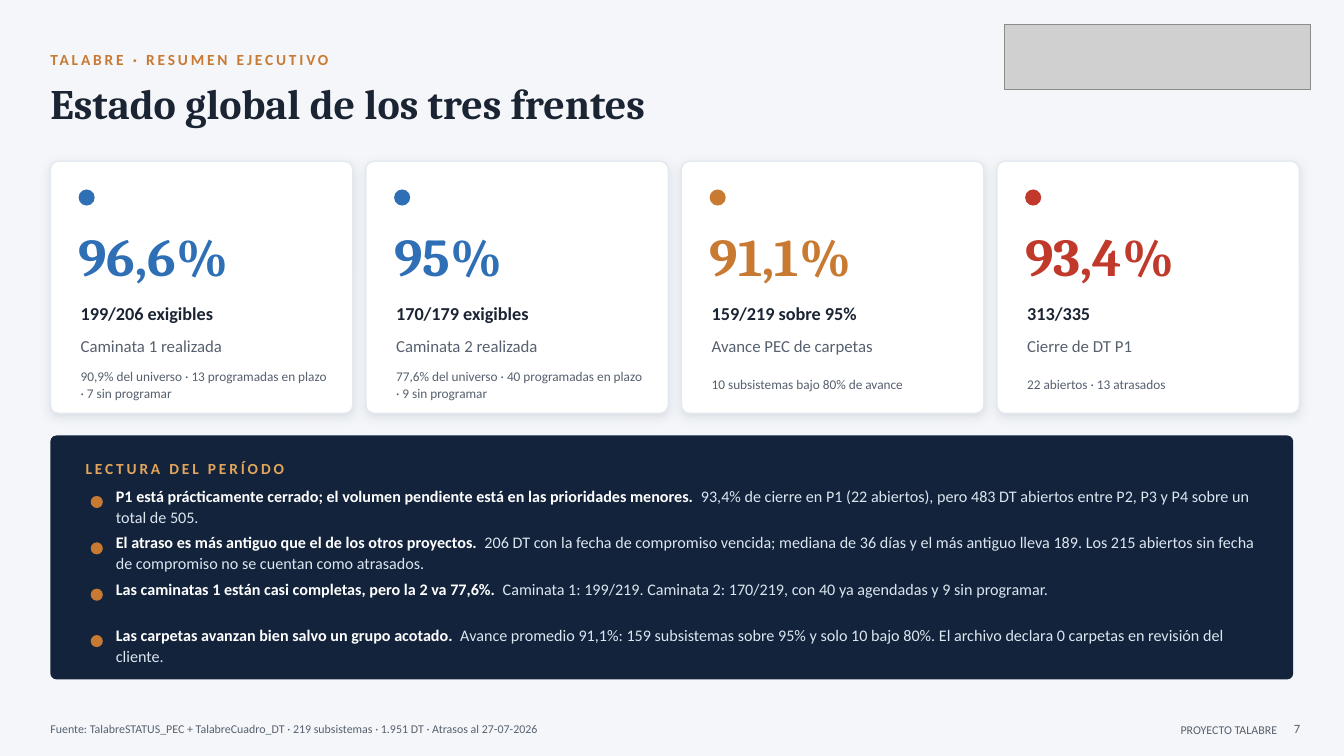
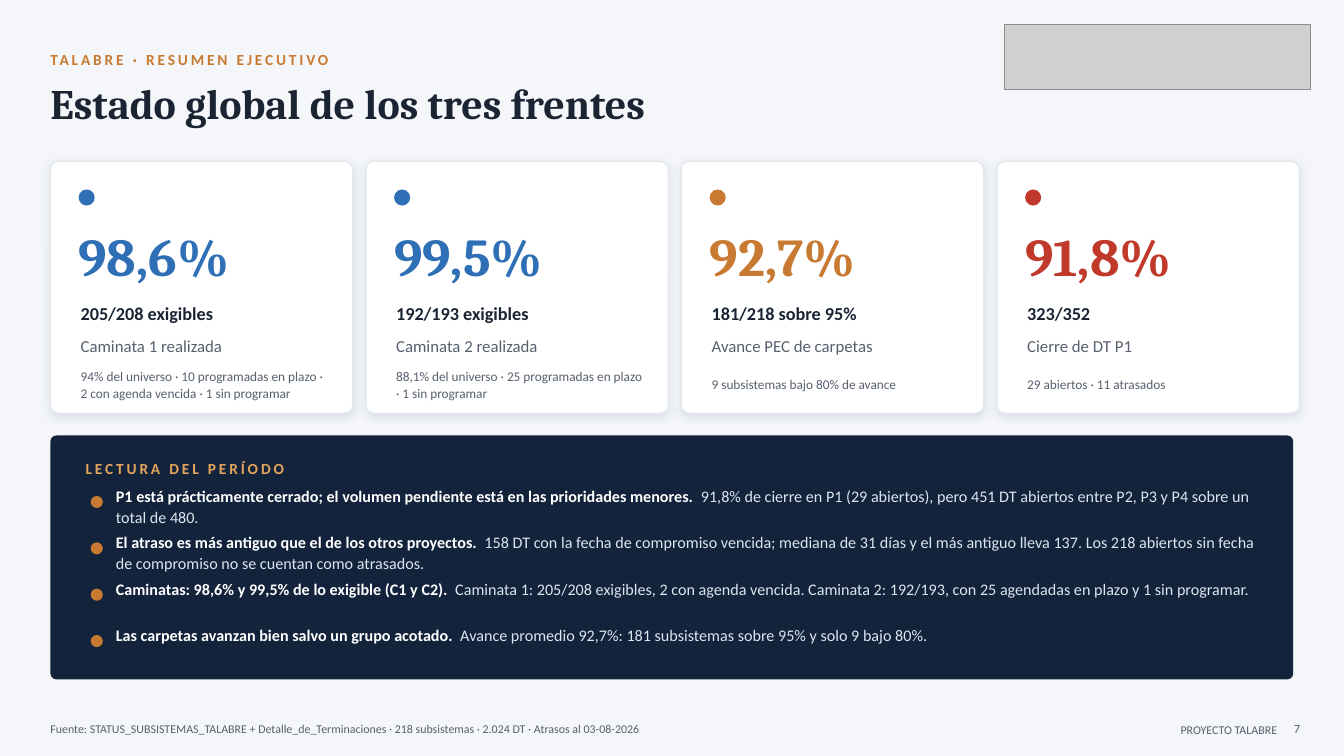
Before and after one commit to tdkvalex/Dashboard-HSEQ, a slide deck: slide 7 of panel_control_TOP_P1/Panel_Control_TOP_P1.pptx. Drawn at 1344x756 pixels with LibreOffice and Linux fonts; fonts in the diff are those of the drawing; grey boxes stand for pictures. Boxes give left, top, right and bottom in pixels: in the first picture for what was removed or moved away, otherwise in the second. Text is boxed around its words. In the diff, an @@ line names an element or a change of style, - is before the commit and + after.

```diff
--- a/panel_control_TOP_P1/Panel_Control_TOP_P1.pptx
+++ b/panel_control_TOP_P1/Panel_Control_TOP_P1.pptx
@@ text at [79,240,230,284]: text changed @@
-96,6%
+98,6%
@@ text at [394,240,543,284]: text changed @@
-95%
+99,5%
@@ text at [710,240,856,284]: text changed @@
-91,1%
+92,7%
@@ text at [1025,240,1172,284]: text changed @@
-93,4%
+91,8%
@@ text at [81,307,213,323]: text changed @@
-199/206 exigibles
+205/208 exigibles
@@ text at [396,307,528,323]: text changed @@
-170/179 exigibles
+192/193 exigibles
@@ text at [712,307,857,321]: text changed @@
-159/219 sobre 95%
+181/218 sobre 95%
@@ text at [1027,307,1090,321]: text changed @@
-313/335
+323/352
@@ text at [81,372,316,400]: text changed @@
-90,9% del universo · 13 programadas en plazo · 7 sin programar
+94% del universo · 10 programadas en plazo · 2 con agenda vencida · 1 sin programar
@@ text at [396,372,642,401]: text changed @@
-77,6% del universo · 40 programadas en plazo · 9 sin programar
+88,1% del universo · 25 programadas en plazo · 1 sin programar
@@ text at [712,380,896,391]: text changed @@
-10 subsistemas bajo 80% de avance
+9 subsistemas bajo 80% de avance
@@ text at [1027,380,1165,389]: text changed @@
-22 abiertos · 13 atrasados
+29 abiertos · 11 atrasados
@@ text at [116,490,1249,523]: text changed @@
-P1 está prácticamente cerrado; el volumen pendiente está en las prioridades menores. 93,4% de cierre en P1 (22 abiertos), pero 483 DT abiertos entre P2, P3 y P4 sobre un total de 505.
+P1 está prácticamente cerrado; el volumen pendiente está en las prioridades menores. 91,8% de cierre en P1 (29 abiertos), pero 451 DT abiertos entre P2, P3 y P4 sobre un total de 480.
@@ text at [116,536,1254,572]: text changed @@
-El atraso es más antiguo que el de los otros proyectos. 206 DT con la fecha de compromiso vencida; mediana de 36 días y el más antiguo lleva 189. Los 215 abiertos sin fecha de compromiso no se cuentan como atrasados.
+El atraso es más antiguo que el de los otros proyectos. 158 DT con la fecha de compromiso vencida; mediana de 31 días y el más antiguo lleva 137. Los 218 abiertos sin fecha de compromiso no se cuentan como atrasados.
@@ text at [116,583,1249,598]: text changed @@
-Las caminatas 1 están casi completas, pero la 2 va 77,6%. Caminata 1: 199/219. Caminata 2: 170/219, con 40 ya agendadas y 9 sin programar.
+Caminatas: 98,6% y 99,5% de lo exigible (C1 y C2). Caminata 1: 205/208 exigibles, 2 con agenda vencida. Caminata 2: 192/193, con 25 agendadas en plazo y 1 sin programar.
@@ text at [116,629,927,644]: text changed @@
-Las carpetas avanzan bien salvo un grupo acotado. Avance promedio 91,1%: 159 subsistemas sobre 95% y solo 10 bajo 80%. El archivo declara 0 carpetas en revisión del cliente.
+Las carpetas avanzan bien salvo un grupo acotado. Avance promedio 92,7%: 181 subsistemas sobre 95% y solo 9 bajo 80%.
@@ text at [50,725,640,735]: text changed @@
-Fuente: TalabreSTATUS_PEC + TalabreCuadro_DT · 219 subsistemas · 1.951 DT · Atrasos al 27-07-2026
+Fuente: STATUS_SUBSISTEMAS_TALABRE + Detalle_de_Terminaciones · 218 subsistemas · 2.024 DT · Atrasos al 03-08-2026
```
Also in this commit, not shown: 4 other slides changed, 9 other files.
